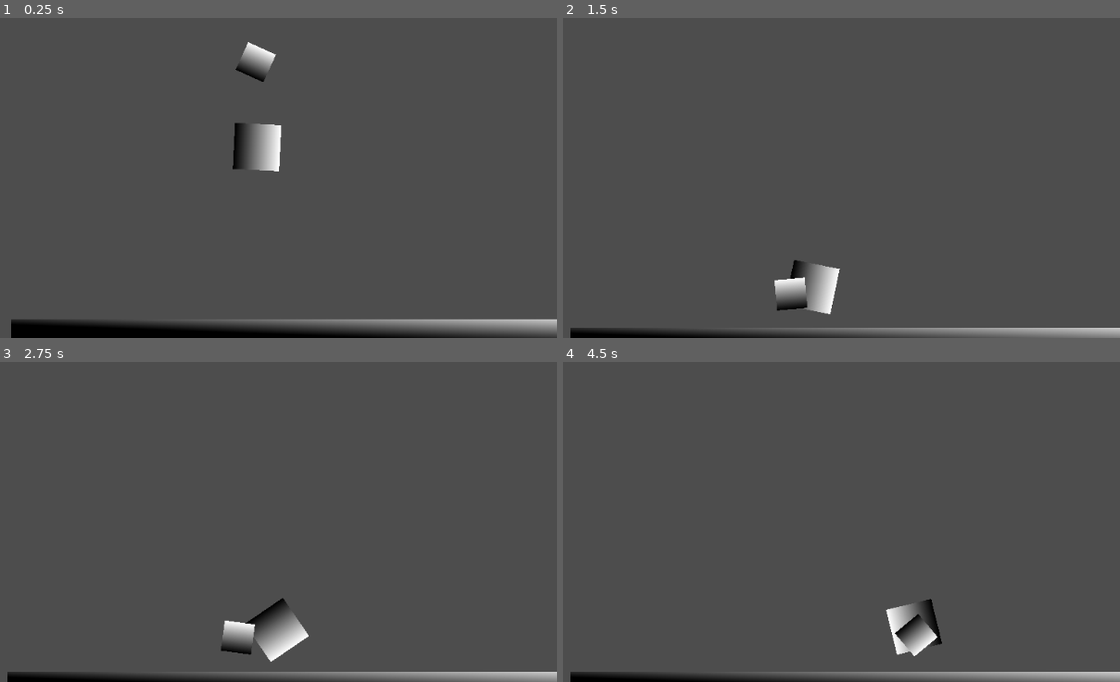
Above: before the commit, frames 1-4 (two rows, left to right).
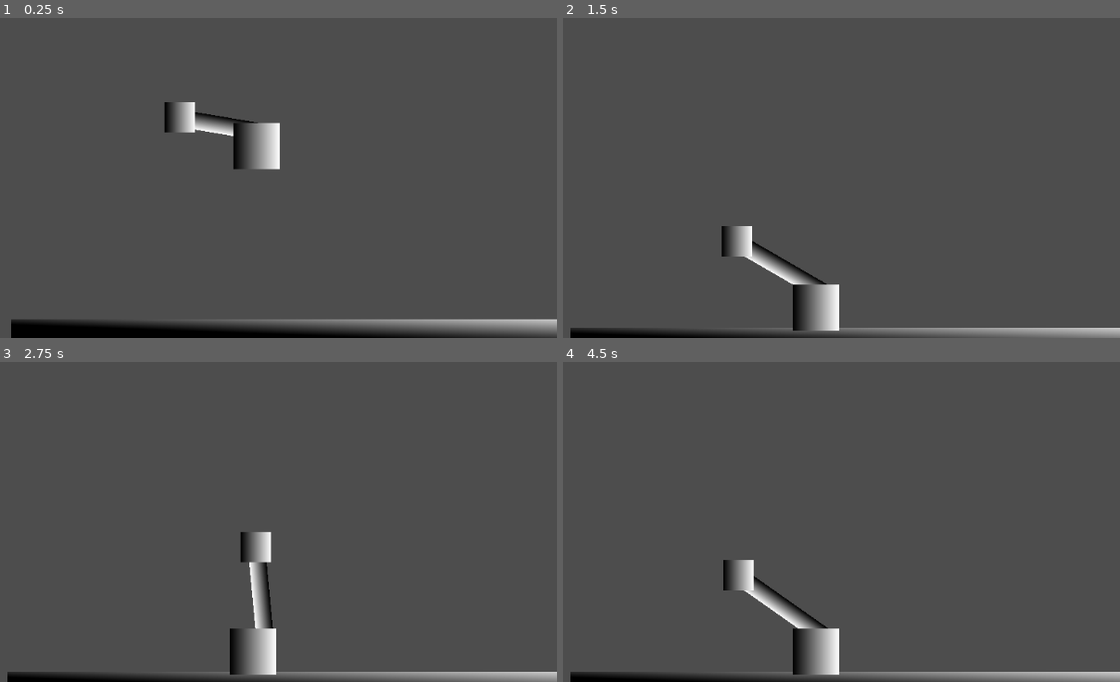
Above: after the commit, the same moments.

Repository: GameJamStation/Spelsylt
Game: Godot game, scene res://scenes/game.tscn
Two runs of this game, one before a commit and one after it. Both use one fixed random seed, a clock stepped at 60 frames per second and the inputs below.
Inputs (mouse positions are in pixels of both pictures, inside the frame that each line leads up to):
- Up to frame 1 (0.25 s): no input
- Up to frame 2 (1.5 s): move the mouse to (913, 101) at 0.52 s; move the mouse to (601, 142) at 1.27 s
- Up to frame 3 (2.75 s): move the mouse to (261, 371) at 2.02 s
- Up to frame 4 (4.5 s): move the mouse to (713, 550) at 2.77 s; move the mouse to (969, 531) at 3.52 s; move the mouse to (outside the picture) at 4.27 s

The runs differ from the first frame. In frame 1, 1.3% of the frame differs, in the area x 29-51%, y 7-48%; in frame 2, 2.4%; in frame 3, 2.7%; in frame 4, 3.1%, in the area x 28-69%, y 61-98%.

Commit message:
cockbase

Diff:
--- a/project.godot
+++ b/project.godot
@@ -12,7 +12,7 @@
 
 config/name="Spelsylt"
 run/main_scene="res://scenes/game.tscn"
-config/features=PackedStringArray("4.1", "GL Compatibility")
+config/features=PackedStringArray("4.2", "GL Compatibility")
 config/icon="res://icon.svg"
 
 [display]
--- a/scenes/Camera.gd
+++ b/scenes/Camera.gd
@@ -22,7 +22,6 @@
 
 # Called every frame. 'delta' is the elapsed time since the previous frame.
 func _process(delta: float):
-
 	shake_strength = lerp(shake_strength, 0.0, SHAKE_DECAY_RATE * delta)
 
 	self.offset = get_noise_offset()
--- a/scenes/Cock.gd
+++ b/scenes/Cock.gd
@@ -1,26 +1,62 @@
 extends Node2D
-@export var FORCE_SCALAR = 10
+@export var FORCE_SCALAR = 100
+@export var DAMP_SCALAR = 5
+@export var NECKMAX_SCALAR : float = 1.2
 
 
 @onready var Head: RigidBody2D = $Head
 @onready var Body: RigidBody2D = $Body
-var spring: DampedSpringJoint2D
+
+@onready var NeckStart: Marker2D = $Body/NeckStart
+@onready var NeckEnd: Marker2D = $Head/NeckEnd
+@onready var NeckPath: Node = $NeckPath
+
 var h_radius : float
+var target_pos : Vector2
+
+@onready var last_mpos : Vector2 = get_global_mouse_position()
+@onready var last_target_delta : Vector2
 
 
 # Called when the node enters the scene tree for the first time.
 func _ready():
-	h_radius = Head.global_position.distance_to(Body.global_position)
-	spring = Body.get_node("HeadSpring") as DampedSpringJoint2D
-	spring.length = h_radius
+	h_radius = NECKMAX_SCALAR * Head.global_position.distance_to(Body.global_position)
 	pass # Replace with function body.
 
 func _physics_process(delta):
-	var target_pos = (Body.global_position - Head.global_position).normalized() * h_radius + Head.global_position
+	var curr_mpos = get_global_mouse_position()
+	var body_delta = (curr_mpos - Body.global_position)
+	target_pos = body_delta.normalized() * clampf(body_delta.length(), 0.2, h_radius) + Body.global_position
 
-	Head.apply_force(Head.global_position - target_pos, Head.global_position)
+	var target_delta = target_pos - Head.global_position
+	var force = FORCE_SCALAR * (1 + FORCE_SCALAR*(curr_mpos - last_mpos).length() * delta)
+	Head.apply_force(target_delta * FORCE_SCALAR, Head.global_position)
+
+	var v = Head.linear_velocity - Body.linear_velocity
+	var damp = DAMP_SCALAR / (FORCE_SCALAR * target_delta.length() + 0.0001)
+	Head.apply_force(-v * DAMP_SCALAR, Head.global_position)
+	Head.apply_impulse((curr_mpos - last_mpos) * Head.mass, Head.global_position)
+
+	if last_target_delta.dot(target_delta) < 0 or (Body.global_position - Head.global_position).length() > h_radius:
+		Head.apply_impulse(-v*Head.mass, Head.global_position)
+
+
+	last_target_delta = target_delta
+	last_mpos = curr_mpos
 	pass
+
 # Called every frame. 'delta' is the elapsed time since the previous frame.
 func _process(delta):
+	var p1 = NeckStart.global_position
+	var p2 = NeckEnd.global_position
+
+	var dists = [0.2, 0.5, 0.7]
+	var scales= [1, 1, 1]
+	for i in NeckPath.get_child_count():
+		var segment : Sprite2D = NeckPath.get_child(i)
+
+		segment.scale.y = (p1-p2).length() * scales[i] / h_radius
+		segment.global_rotation = (p1 - p2).angle() + PI/2
+		segment.global_position = p1.lerp(p2, dists[i])
 
 	pass
--- /dev/null
+++ b/scenes/Head.gd
@@ -0,0 +1,23 @@
+extends RigidBody2D
+
+@onready var Body = $'../Body'
+
+# Called when the node enters the scene tree for the first time.
+func _ready():
+	pass # Replace with function body.
+
+var agg_impulses : Vector2
+
+func _physics_process(delta):
+
+	agg_impulses = Vector2.ZERO
+
+func _integrate_forces(state):
+	for i in range(state.get_contact_count()):
+		var collided_obj = state.get_contact_collider_object(i)
+		Body.apply_central_impulse(-state.get_contact_impulse(i))
+		#agg_impulses +=
+		#print(state.get_contact_impulse(i).length())
+# Called every frame. 'delta' is the elapsed time since the previous frame.
+func _process(delta):
+	pass
--- /dev/null
+++ b/scenes/HeadCollider.gd
@@ -0,0 +1,12 @@
+extends CollisionShape2D
+
+func _on_body_entered(body):
+	print("baba")
+# Called when the node enters the scene tree for the first time.
+func _ready():
+	pass # Replace with function body.
+
+
+# Called every frame. 'delta' is the elapsed time since the previous frame.
+func _process(delta):
+	pass
--- a/scenes/world.tscn
+++ b/scenes/world.tscn
@@ -1,7 +1,8 @@
-[gd_scene load_steps=10 format=3 uid="uid://c4wxjpeqwpvyx"]
+[gd_scene load_steps=13 format=3 uid="uid://c4wxjpeqwpvyx"]
 
 [ext_resource type="Script" path="res://scenes/Camera.gd" id="1_eo4m4"]
 [ext_resource type="Script" path="res://scenes/Cock.gd" id="2_emrva"]
+[ext_resource type="Script" path="res://scenes/Head.gd" id="3_b57rk"]
 
 [sub_resource type="Gradient" id="Gradient_yupuy"]
 
@@ -12,10 +13,15 @@
 fill_from = Vector2(0.461538, 0.598291)
 
 [sub_resource type="RectangleShape2D" id="RectangleShape2D_phj4y"]
-size = Vector2(1004, 49)
+size = Vector2(1005, 41)
+
+[sub_resource type="Gradient" id="Gradient_8cf7d"]
+
+[sub_resource type="GradientTexture2D" id="GradientTexture2D_ibgjg"]
+gradient = SubResource("Gradient_8cf7d")
 
 [sub_resource type="CircleShape2D" id="CircleShape2D_d444i"]
-radius = 51.7421
+radius = 30.9071
 
 [sub_resource type="Gradient" id="Gradient_ltyr7"]
 
@@ -23,7 +29,7 @@
 gradient = SubResource("Gradient_ltyr7")
 
 [sub_resource type="CircleShape2D" id="CircleShape2D_xp8kh"]
-radius = 40.5123
+radius = 21.37
 
 [node name="world" type="Node2D"]
 
@@ -40,21 +46,39 @@
 texture = SubResource("GradientTexture2D_tlrum")
 
 [node name="CollisionShape2D" type="CollisionShape2D" parent="StaticBody2D"]
-position = Vector2(424, 20.5)
+position = Vector2(423.5, 24.5)
 shape = SubResource("RectangleShape2D_phj4y")
 
 [node name="Cock" type="Node2D" parent="."]
 position = Vector2(344, 160)
 script = ExtResource("2_emrva")
 
+[node name="NeckPath" type="Node" parent="Cock"]
+
+[node name="neck1" type="Sprite2D" parent="Cock/NeckPath"]
+z_index = -1
+position = Vector2(8, -59.25)
+scale = Vector2(0.375, 0.351563)
+texture = SubResource("GradientTexture2D_ibgjg")
+
+[node name="neck2" type="Sprite2D" parent="Cock/NeckPath"]
+z_index = -1
+position = Vector2(8, -59.25)
+scale = Vector2(0.375, 0.351563)
+texture = SubResource("GradientTexture2D_ibgjg")
+
+[node name="neck3" type="Sprite2D" parent="Cock/NeckPath"]
+z_index = -1
+position = Vector2(8, -47)
+scale = Vector2(0.375, 0.351563)
+texture = SubResource("GradientTexture2D_ibgjg")
+
 [node name="Body" type="RigidBody2D" parent="Cock"]
-mass = 4.0
+mass = 3.0
+lock_rotation = true
 
-[node name="HeadSpring" type="DampedSpringJoint2D" parent="Cock/Body"]
-position = Vector2(0, -86)
-node_a = NodePath("..")
-node_b = NodePath("../../Head")
-bias = 0.9
+[node name="NeckStart" type="Marker2D" parent="Cock/Body"]
+position = Vector2(15, -16)
 
 [node name="CollisionShape2D" type="CollisionShape2D" parent="Cock/Body"]
 position = Vector2(-1.5, -1)
@@ -65,7 +89,14 @@
 texture = SubResource("GradientTexture2D_g1gqo")
 
 [node name="Head" type="RigidBody2D" parent="Cock"]
-position = Vector2(3, -108)
+position = Vector2(64, -98)
+gravity_scale = 0.0
+lock_rotation = true
+max_contacts_reported = 4
+contact_monitor = true
+script = ExtResource("3_b57rk")
+
+[node name="NeckEnd" type="Marker2D" parent="Cock/Head"]
 
 [node name="CollisionShape2D" type="CollisionShape2D" parent="Cock/Head"]
 position = Vector2(0, 1)
